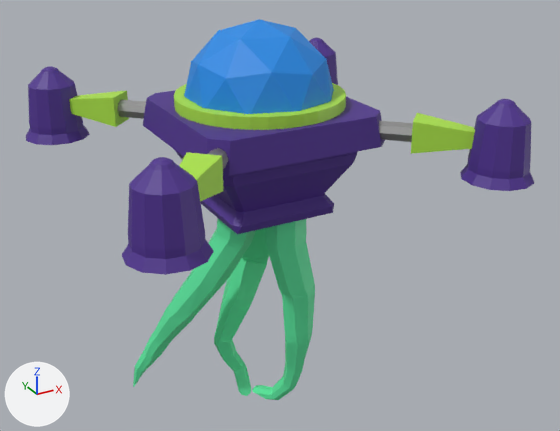
Renders of the OBJ model BLAZARK/Resource Files/OBJFiles/Universe-19/EnemyShips/Morph/Boss/jellyfishBoss_14.obj from each side of a commit.
Rendered twice from a camera (50 mm lens) standing at (-12.8, -24.7, 22.4) and looking at (0.8, -0.1, 10.1). The lights are fixed; the arrows at lower left show +X, +Y and +Z. Where no turn or scale is listed for an object, it has been applied to the vertices.

Objects in the first picture: 'B_Arm_1_Cube.002', 'B_Arm_2_Cube.010', 'B_Arm_3_Cube.011', 'Base_Cube.001', 'Cylinder', 'Cylinder.001_Cylinder.012', 'Cylinder.002_Cylinder.001', 'Cylinder.003_Cylinder.002', 'Head_Icosphere', 'Rocket_1_Cylinder.003', 'Rocket_2_Cylinder.014', 'Rocket_3_Cylinder.016'.
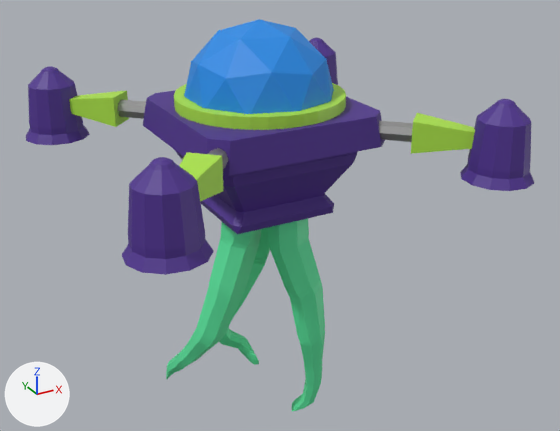
The newer file is also turned or shifted as a whole; pictures and numbers use the older file's frame.

What differs and where, as boxes (x1, y1, x2, y2) in the pictures (560 x 431 px):
'Cylinder.003_Cylinder.002', reshaped (23% narrower, 7% shorter): before (133, 219, 256, 387); after (166, 222, 261, 379)
'Cylinder.002_Cylinder.001', reshaped (9% narrower, 7% taller): before (252, 219, 315, 400); after (268, 218, 325, 411)
'Cylinder.001_Cylinder.012', reshaped: before (214, 228, 269, 396); after (219, 228, 270, 365)

The change, as a list of edits to the scene's bpy script:
```text
Change me_cylinder_001_cylinder_012:
    used by ob_cylinder_001_cylinder_012; location = (0.0, 0.0, 0.0)
    remove me_cylinder_001_cylinder_012.from_pydata(...)  # 144 vertices, 284 faces; spans x -1.45..1.46, y 0.13..2.57, z 1.63..12.38
    add me_cylinder_001_cylinder_012.from_pydata(...)  # 144 vertices, 284 faces; spans x -1.25..1.46, y 0.12..3.11, z 1.98..12.36
    me_cylinder_001_cylinder_012 part 1: 139 of 144 vertices moved; they spanned x -1.45..1.46, y 0.13..2.57, z 1.63..12.38 and now span x -1.25..1.46, y 0.12..3.11, z 1.98..12.36; mean shift (0.26, 0.69, 0.08); largest move (-0.75, 0.54, 1.63) -> (0.55, 1.87, 1.98)
Change me_cylinder_002_cylinder_001:
    used by ob_cylinder_002_cylinder_001; location = (0.0, 0.0, 0.0)
    remove me_cylinder_002_cylinder_001.from_pydata(...)  # 145 vertices, 286 faces; spans x -0.51..1.6, y -2.08..0.29, z 1.94..12.25
    add me_cylinder_002_cylinder_001.from_pydata(...)  # 145 vertices, 286 faces; spans x -0.24..1.85, y -2.38..0.12, z 1.18..12.28
    me_cylinder_002_cylinder_001 part 2: 143 of 145 vertices moved; they spanned x -0.51..1.6, y -2.08..0.29, z 1.94..12.25 and now span x -0.24..1.85, y -2.38..0.12, z 1.18..12.28; mean shift (0.55, -0.42, -0.02); largest move (-0.51, 0.04, 2.06) -> (0.88, -0.98, 1.19)
Change me_cylinder_003_cylinder_002:
    used by ob_cylinder_003_cylinder_002; location = (0.0, 0.0, 0.0)
    remove me_cylinder_003_cylinder_002.from_pydata(...)  # 144 vertices, 284 faces; spans x -4.89..0.13, y -1.01..3.12, z 2.04..12.34
    add me_cylinder_003_cylinder_002.from_pydata(...)  # 144 vertices, 284 faces; spans x -3.5..0.14, y -1.02..2.98, z 2.01..12.26
    me_cylinder_003_cylinder_002 part 3: 144 of 144 vertices moved; they spanned x -4.89..0.13, y -1.01..3.12, z 2.04..12.34 and now span x -3.5..0.14, y -1.02..2.98, z 2.01..12.26; mean shift (0.72, -0.71, -0.24); largest move (-3.65, 1.12, 6.07) -> (-2.95, -0.2, 5.5)
```
